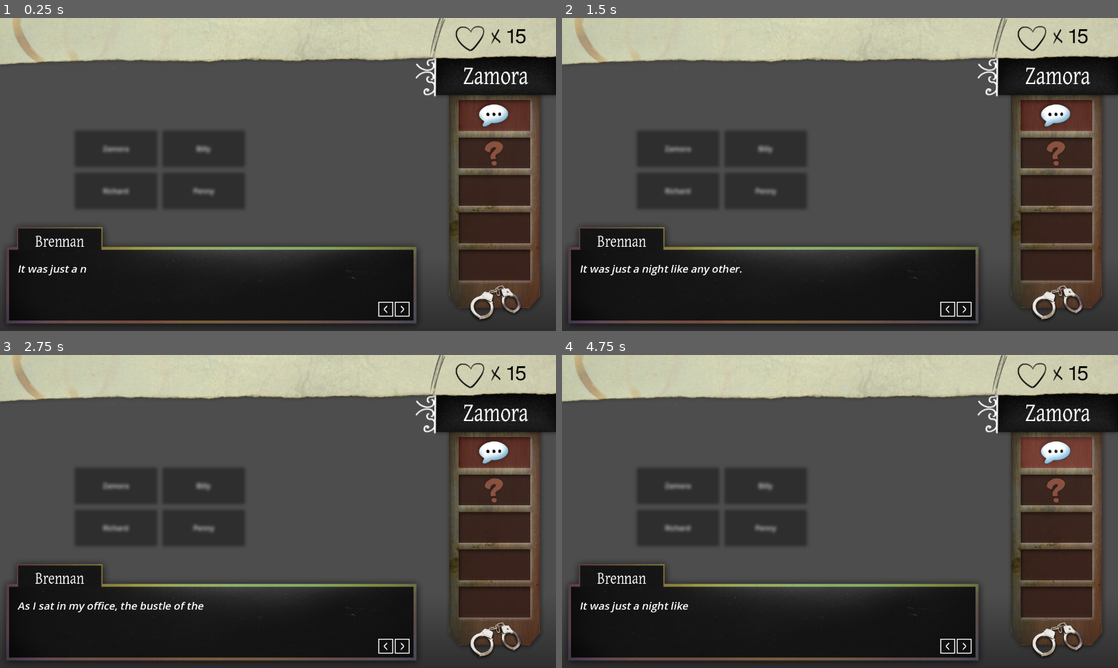
Above: before the commit, frames 1-4 (two rows, left to right).
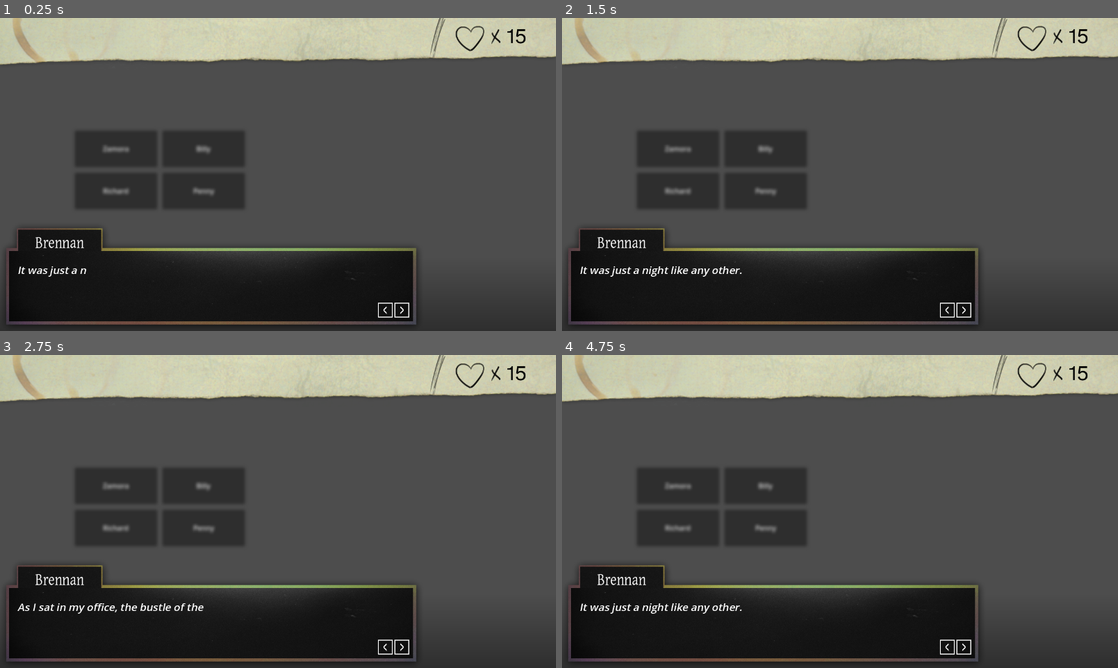
Above: after the commit, the same moments.

Repository: KettLovahr/murder-for-dessert
Game: Godot game, scene res://Scenes/MainScene.tscn
Two runs of this game, one before a commit and one after it. Both use one fixed random seed, a clock stepped at 60 frames per second and the inputs below.
Inputs (mouse positions are in pixels of both pictures, inside the frame that each line leads up to):
- Up to frame 1 (0.25 s): no input
- Up to frame 2 (1.5 s): click "Zamora" at 0.5 s; click "Penny" at 1.25 s
- Up to frame 3 (2.75 s): click (400, 646) at 2 s
- Up to frame 4 (4.75 s): click (962, 646) at 2.75 s; click (945, 646) at 3.5 s; click (1056, 452) at 4.27 s

The runs differ from the first frame. In frame 1, 14% of the frame differs, in the area x 1-100%, y 12-98%; in frame 2, 14%; in frame 3, 14%; in frame 4, 14%.

Commit message:
Speaking sprites and animations, hide right panel if no DialogueTree is set, Alt dialogue box when no speaker is set

Diff:
--- a/Assets/DialogueScenes/new_test_dialogue.tres
+++ b/Assets/DialogueScenes/new_test_dialogue.tres
@@ -38,7 +38,13 @@
 [sub_resource type="Resource" id="Resource_5hwao"]
 script = ExtResource("1_ge1ou")
 speaker = ExtResource("2_vxphf")
-line = "[i]When a particularly [color=yellow]fly[/color] woman would step into my office...[/i]"
+line = "[i]A beautiful pair of compound eyes made her way into my office, with transparent wings and a wedding dress around her exoskeleton.[/i]"
+metadata/_custom_type_script = "uid://bpqxvagkkj531"
+
+[sub_resource type="Resource" id="Resource_5g5cv"]
+script = ExtResource("1_ge1ou")
+speaker = ExtResource("2_vxphf")
+line = "[i]It was clear from her expression, however, that some tragedy had befallen her, or perhaps a lover?[/i]"
 metadata/_custom_type_script = "uid://bpqxvagkkj531"
 
 [sub_resource type="Resource" id="Resource_b8fj3"]
@@ -128,6 +134,5 @@
 
 [resource]
 script = ExtResource("3_b8fj3")
-lines = Array[ExtResource("1_ge1ou")]([SubResource("Resource …(147 unchanged characters)… Resource_5hwao"), SubResource("Resource_b8fj3"), SubResource("Resource_vxphf"),  …(403 unchanged characters)…
-culprit = "Zamora"
+lines = Array[ExtResource("1_ge1ou")]([SubResource("Resource …(147 unchanged characters)… Resource_5hwao"), SubResource("Resource_5g5cv"), SubResource("Resource_b8fj3"), SubResource("Resource_vxphf"),  …(403 unchanged characters)…
 metadata/_custom_type_script = "uid://cbv2lkkta35mj"
--- /dev/null
+++ b/Assets/Speakers/SpeakerPenny.tres
@@ -0,0 +1,16 @@
+[gd_resource type="Resource" script_class="DialogueSpeaker" load_steps=5 format=3 uid="uid://dsofx6suvp8el"]
+
+[ext_resource type="Script" uid="uid://c5xtwxj0ugiki" path="res://Util/DialogueSpeaker.gd" id="1_aryvf"]
+[ext_resource type="Texture2D" uid="uid://yemk7k6p03so" path="res://Assets/Textures/Characters/pin_penny.png" id="1_xcuua"]
+[ext_resource type="Texture2D" uid="uid://bm6cxhqk1ohjl" path="res://Assets/Textures/Characters/penny_base1.png" id="3_a3pds"]
+[ext_resource type="Texture2D" uid="uid://bppnu3541tnlj" path="res://Assets/Textures/Characters/penny_base.png" id="4_52htc"]
+
+[resource]
+script = ExtResource("1_aryvf")
+name = "Penny"
+color = Color(0, 0, 0, 1)
+pinnable = true
+sprite = ExtResource("4_52htc")
+speaking_sprite = ExtResource("3_a3pds")
+pin_sprite = ExtResource("1_xcuua")
+metadata/_custom_type_script = "uid://c5xtwxj0ugiki"
--- a/Assets/Speakers/SpeakerZamora.tres
+++ b/Assets/Speakers/SpeakerZamora.tres
@@ -1,14 +1,16 @@
-[gd_resource type="Resource" script_class="DialogueSpeaker" load_steps=4 format=3 uid="uid://dmkdowsawsdk3"]
+[gd_resource type="Resource" script_class="DialogueSpeaker" load_steps=5 format=3 uid="uid://dmkdowsawsdk3"]
 
 [ext_resource type="Texture2D" uid="uid://danxf1spi7y0c" path="res://Assets/Textures/Characters/pin_zamora.png" id="1_ruu24"]
 [ext_resource type="Script" uid="uid://c5xtwxj0ugiki" path="res://Util/DialogueSpeaker.gd" id="1_y3q68"]
 [ext_resource type="Texture2D" uid="uid://cabyu0a6clata" path="res://Assets/Textures/Characters/zamora_base.png" id="2_t02hg"]
+[ext_resource type="Texture2D" uid="uid://dfe27q7mmdrqx" path="res://Assets/Textures/Characters/zamora_base1.png" id="3_vvwoo"]
 
 [resource]
 script = ExtResource("1_y3q68")
 name = "Zamora"
 color = Color(0, 0, 0, 1)
 pinnable = true
-speaker_sprite = ExtResource("2_t02hg")
+sprite = ExtResource("2_t02hg")
+speaking_sprite = ExtResource("3_vvwoo")
 pin_sprite = ExtResource("1_ruu24")
 metadata/_custom_type_script = "uid://c5xtwxj0ugiki"
--- /dev/null
+++ b/Scenes/CharacterSprite.gd
@@ -0,0 +1,23 @@
+extends Sprite2D
+class_name CharacterSprite
+
+var speaker: DialogueSpeaker
+
+func switch_to_charsprite(new_speaker: DialogueSpeaker, speaking_sprite: bool):
+	if new_speaker:
+		texture = new_speaker.speaking_sprite if speaking_sprite else new_speaker.sprite
+		if new_speaker != speaker:
+			speaker = new_speaker
+			$SpriteAnimPlayer.play("switch_anim")
+		if speaking_sprite:
+			create_tween().tween_property(self, "position", Vector2(0, 0), 0.1)
+		else:
+			create_tween().tween_property(self, "position", Vector2(0, 16), 0.1)
+
+func switch_to_any_sprite(sprite: Texture2D):
+	if sprite:
+		texture = sprite
+		speaker = null
+
+func stop_speaking():
+	switch_to_charsprite(speaker, false)
--- a/Scenes/DialogueUi.gd
+++ b/Scenes/DialogueUi.gd
@@ -11,6 +11,13 @@
 @onready var speaker_label: Label = $DialogueBox/SpeakerLabel
 @onready var culprit_label: Label = $CulpritLabel
 
+@onready var char_sprite: CharacterSprite = $CharacterSprite
+
+@onready var dialogue_box: Texture2D = preload("res://Assets/Textures/Conversation/dialogue_box.png")
+@onready var dialogue_box_noname: Texture2D = preload("res://Assets/Textures/Conversation/dialogue_box_noname.png")
+
+var done_speaking: bool = false
+
 signal scene_completed()
 
 var current_line: int = 0
@@ -20,18 +27,36 @@
 
 func reset():
 	if dialogue:
-		$CulpritLabel.text = tree.culprit
 		current_line = 0
 		_update_line()
-		_update_tree_buttons()
-		_update_speaker_sprite(null)
+		if tree:
+			$CulpritLabel.text = tree.culprit
+			_update_tree_buttons()
+			_show_tree_ui(true)
+		else:
+			_show_tree_ui(false)
+		char_sprite.switch_to_any_sprite(null)
+
+func _show_tree_ui(opt: bool):
+	$ConversationProgressFrame.visible = opt
+	$CulpritLabel.visible = opt
+	for i in range(1, 6):
+		var button: ConversationButton = get_node("ConversationButton%d" % [i])
+		button.visible = opt
 
 func _process(_delta):
 	var vis_char = dialogue_label.visible_characters
 	if vis_char < len(dialogue_label.text) and vis_char != -1:
 		dialogue_label.visible_characters += 1
+	else:
+		if not done_speaking:
+			char_sprite.stop_speaking()
+			done_speaking = true
+
+
 
 func _update_line():
+	done_speaking = false
 	var dia = dialogue.lines[current_line]
 	dialogue_label.text = dia.line
 	dialogue_label.visible_characters = 0
@@ -39,14 +64,16 @@
 		speaker_label.text = dia.speaker.name
 		$DialogueBox/DialogueLabel.modulate = Color.WHITE
 		if (dia.image_override):
-			_update_speaker_sprite(dia.image_override)
-		elif (dia.speaker.speaker_sprite):
-			_update_speaker_sprite(dia.speaker.speaker_sprite)
-		$DialogueBox/PinActionButton.visible = dia.speaker.pinnable
+			char_sprite.switch_to_any_sprite(dia.image_override)
+		elif (dia.speaker.speaking_sprite):
+			char_sprite.switch_to_charsprite(dia.speaker, true)
+		$DialogueBox/PinActionButton.visible = dia.speaker.pinnable and (tree != null)
+		$DialogueBox.texture = dialogue_box
 	else:
 		speaker_label.text = ""
 		$DialogueBox/DialogueLabel.modulate = Color.from_rgba8(255, 255, 255, 128)
 		$DialogueBox/PinActionButton.visible = false
+		$DialogueBox.texture = dialogue_box_noname
 
 	_update_buttons()
 
@@ -67,8 +94,6 @@
 			var scene: DialogueScene = tree.get("level_%s_scene" % [i])
 			var unlocked: bool = tree.get("level_%s_unlocked" % [i])
 
-
-
 			if unlocked:
 				if scene:
 					button.associated_scene = scene
@@ -84,12 +109,6 @@
 					button.texture_disabled = load("res://Assets/Textures/Conversation/conversation_unknown.png")
 			if brick_wall:
 				button.texture_disabled = load("res://Assets/Textures/Conversation/conversation_brick_wall.png")
-
-
-func _update_speaker_sprite(to: Texture2D):
-	if $CharacterSprite.texture != to:
-		$CharacterSprite.texture = to
-		$CharacterSprite/SpriteAnimPlayer.play("switch_anim")
 
 func _on_previous_pressed() -> void:
 	if current_line > 0:
@@ -110,7 +129,6 @@
 	var line = dialogue.lines[current_line]
 	GameManager.add_pin(line)
 
-
 func _handle_change_scene(scene: DialogueScene) -> void:
 	dialogue = scene
 	reset()
--- a/Scenes/DialogueUi.tscn
+++ b/Scenes/DialogueUi.tscn
@@ -3,6 +3,7 @@
 [ext_resource type="Script" uid="uid://d0krvq2qslisc" path="res://Scenes/DialogueUi.gd" id="1_qtu1s"]
 [ext_resource type="Shader" uid="uid://dl3psdk7hgtqd" path="res://Scenes/blur_background.gdshader" id="2_bpahb"]
 [ext_resource type="Texture2D" uid="uid://dve8gvkiw7bp5" path="res://Assets/Textures/Conversation/conversation_bg_fade.png" id="3_5f4ax"]
+[ext_resource type="Script" uid="uid://dw81rpjj2x4x8" path="res://Scenes/CharacterSprite.gd" id="3_ia0ow"]
 [ext_resource type="Texture2D" uid="uid://cua7qrb5lu03b" path="res://Assets/Textures/Conversation/dialogue_box.png" id="4_vmg8r"]
 [ext_resource type="FontFile" uid="uid://bpoqa1mw116n5" path="res://Assets/Fonts/AtkinsonHyperlegible-Regular.ttf" id="5_wscab"]
 [ext_resource type="Texture2D" uid="uid://bd2d6lqlafk4x" path="res://Assets/Textures/Conversation/dialogue_previous.png" id="6_ayvv4"]
@@ -78,9 +79,6 @@
 &"switch_anim": SubResource("Animation_vxeye")
 }
 
-[sub_resource type="StyleBoxTexture" id="StyleBoxTexture_q04xg"]
-texture = ExtResource("4_vmg8r")
-
 [node name="DialogueUi" type="Control"]
 layout_mode = 3
 anchors_preset = 15
@@ -101,6 +99,7 @@
 
 [node name="CharacterSprite" type="Sprite2D" parent="."]
 centered = false
+script = ExtResource("3_ia0ow")
 
 [node name="SpriteAnimPlayer" type="AnimationPlayer" parent="CharacterSprite"]
 libraries = {
@@ -111,21 +110,12 @@
 texture = ExtResource("3_5f4ax")
 centered = false
 
-[node name="DialogueBox" type="Panel" parent="."]
-layout_mode = 1
-anchors_preset = 12
-anchor_top = 1.0
-anchor_right = 1.0
-anchor_bottom = 1.0
-offset_top = -253.0
-offset_right = -300.0
-offset_bottom = -3.0
-grow_horizontal = 2
-grow_vertical = 0
-theme_override_styles/panel = SubResource("StyleBoxTexture_q04xg")
+[node name="DialogueBox" type="Sprite2D" parent="."]
+position = Vector2(0, 470)
+texture = ExtResource("4_vmg8r")
+centered = false
 
 [node name="DialogueLabel" type="RichTextLabel" parent="DialogueBox"]
-layout_mode = 1
 anchors_preset = 15
 anchor_right = 1.0
 anchor_bottom = 1.0
@@ -146,7 +136,6 @@
 scroll_active = false
 
 [node name="NavButtonContainer" type="HBoxContainer" parent="DialogueBox"]
-layout_mode = 1
 anchors_preset = 3
 anchor_left = 1.0
 anchor_top = 1.0
@@ -170,7 +159,6 @@
 texture_normal = ExtResource("7_fsg10")
 
 [node name="SpeakerLabel" type="Label" parent="DialogueBox"]
-layout_mode = 1
 anchors_preset = 15
 anchor_right = 1.0
 anchor_bottom = 1.0
@@ -187,7 +175,6 @@
 vertical_alignment = 1
 
 [node name="PinActionButton" type="TextureButton" parent="DialogueBox"]
-layout_mode = 1
 anchors_preset = 1
 anchor_left = 1.0
 anchor_right = 1.0
--- a/Scenes/MainScene.tscn
+++ b/Scenes/MainScene.tscn
@@ -1,8 +1,9 @@
-[gd_scene load_steps=8 format=3 uid="uid://c6lmcdqjg8w4j"]
+[gd_scene load_steps=9 format=3 uid="uid://c6lmcdqjg8w4j"]
 
 [ext_resource type="PackedScene" uid="uid://bdqsnds01xtpa" path="res://Scenes/DialogueUi.tscn" id="1_hpc76"]
 [ext_resource type="Script" uid="uid://dlajrxxnh1p0b" path="res://Scenes/main_scene.gd" id="1_tr2i4"]
 [ext_resource type="PackedScene" uid="uid://bp8vtq718f8ls" path="res://Scenes/Inventory.tscn" id="3_nhkr4"]
+[ext_resource type="AudioStream" uid="uid://dcghi7j2h2x8w" path="res://Assets/Audio/bg_music.mp3" id="4_7rqgy"]
 
 [sub_resource type="Animation" id="Animation_7rqgy"]
 length = 0.001
@@ -136,4 +137,9 @@
 offset_bottom = 440.0
 text = "Penny"
 
+[node name="AudioStreamPlayer" type="AudioStreamPlayer" parent="."]
+stream = ExtResource("4_7rqgy")
+autoplay = true
+parameters/looping = true
+
 [connection signal="scene_completed" from="UILayer/DialogueUi" to="." method="_on_dialogue_ui_scene_completed"]
--- a/Scenes/main_scene.gd
+++ b/Scenes/main_scene.gd
@@ -3,7 +3,7 @@
 func _ready() -> void:
 	init_scene(
 		load("res://Assets/DialogueScenes/new_test_dialogue.tres"),
-		load("res://Assets/DialogueScenes/Trees/zamora_tree.tres")
+		null
 	)
 
 func _on_dialogue_ui_scene_completed() -> void:
--- a/Util/DialogueSpeaker.gd
+++ b/Util/DialogueSpeaker.gd
@@ -5,5 +5,7 @@
 @export var color: Color
 @export var pinnable: bool = true
 
-@export var speaker_sprite: Texture2D
+@export var sprite: Texture2D
+@export var speaking_sprite: Texture2D
+
 @export var pin_sprite: Texture2D
Not shown, added: Assets/Audio/bg_music.mp3.import
Not shown: 1 places in Assets/DialogueScenes/new_test_dialogue.tres that only renumber resources
Binary file added: Assets/Textures/Characters/bethany_base.png
Not shown, added: Assets/Textures/Characters/bethany_base.png.import
Binary file added: Assets/Textures/Characters/bethany_base1.png
Not shown, added: Assets/Textures/Characters/bethany_base1.png.import
Binary file added: Assets/Textures/Characters/billy_base1.png
Not shown, added: Assets/Textures/Characters/billy_base1.png.import
Binary file added: Assets/Textures/Characters/penny_base1.png
Not shown, added: Assets/Textures/Characters/penny_base1.png.import
Binary file added: Assets/Textures/Characters/pin_bethany.png
Not shown, added: Assets/Textures/Characters/pin_bethany.png.import
(and 8 more such lines)
